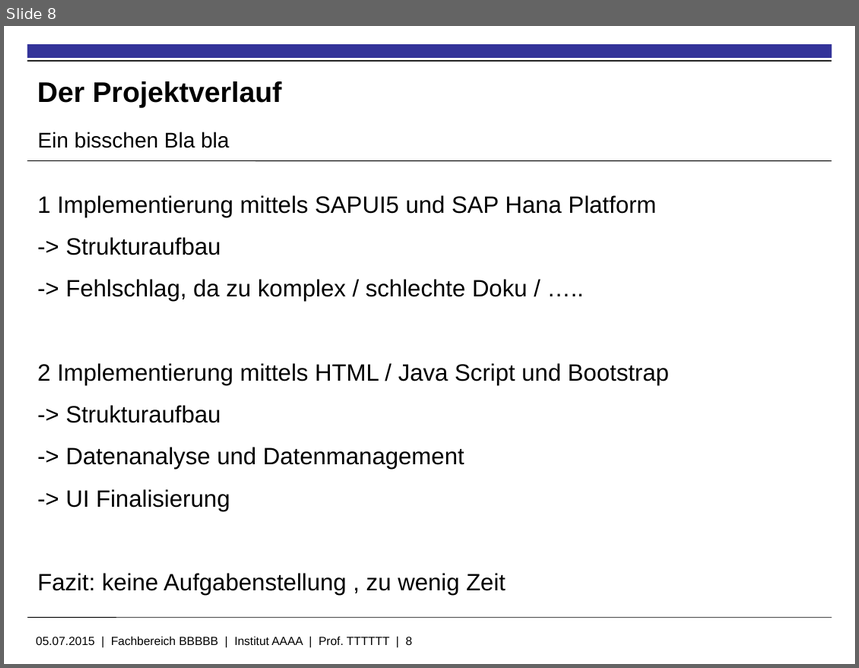
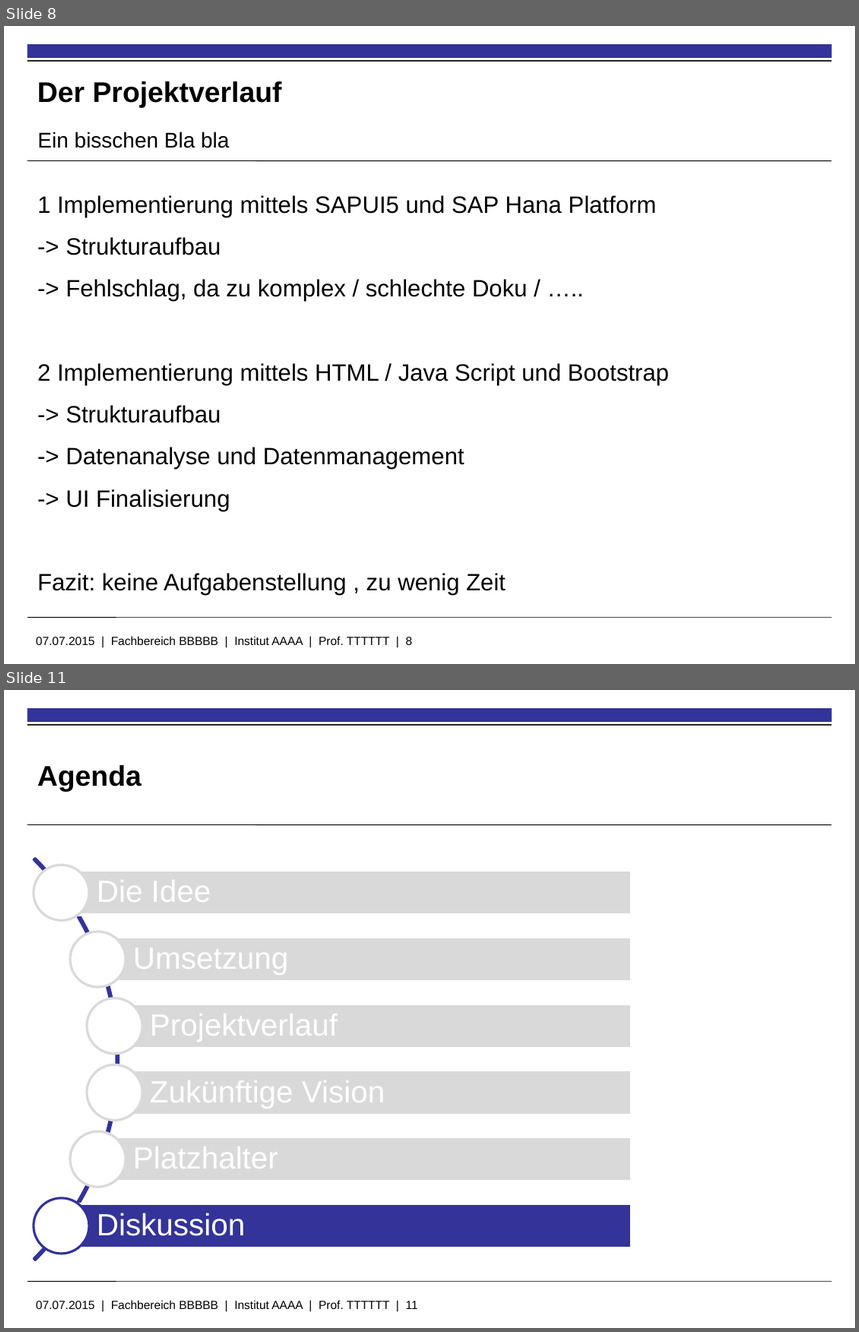
Before and after one commit to kolhagen/drivingcompetition, a slide deck: Big Data - Driving Compitiion.pptx. Shown one above the other, each under a label of ours: slide 8 before the commit, slides 8 and 11 after it; the slides between them are not shown. The pictures are 859x668 and 859x1332 pixels, drawn with LibreOffice and Linux fonts; fonts in the diff are those of the drawing; background and template pictures are left out. Boxes give left, top, right and bottom in pixels: in the first picture for what was removed or moved away, otherwise in the second. Text is boxed around its words. In the diff, an @@ line names an element or a change of style, - is before the commit and + after.

```diff
--- a/Big Data - Driving Compitiion.pptx
+++ b/Big Data - Driving Compitiion.pptx
@@ slide 11 added at bbox=[4, 690, 855, 1328], background #FFFFFF; not listed: 5 template elements that a slide beside it also shows @@
@@ title added at bbox=[37, 765, 142, 791], 24 pt, text #000000, bold @@
+Agenda
@@ group added at bbox=[4, 775, 631, 1328]: 6 rectangles, 6 texts, 6 ellipses, 1 arch (boxed as its full ring) @@
+Die Idee
+Umsetzung
+Projektverlauf
+Zukünftige Vision
+Platzhalter
+Diskussion
@@ text at bbox=[36, 636, 413, 645]: text changed @@
-05.07.2015 | Fachbereich BBBBB | Institut AAAA | Prof. TTTTTT | 8
+07.07.2015 | Fachbereich BBBBB | Institut AAAA | Prof. TTTTTT | 8
```
Also in this commit, not shown: 4 slides changed, 3 other slides added.
